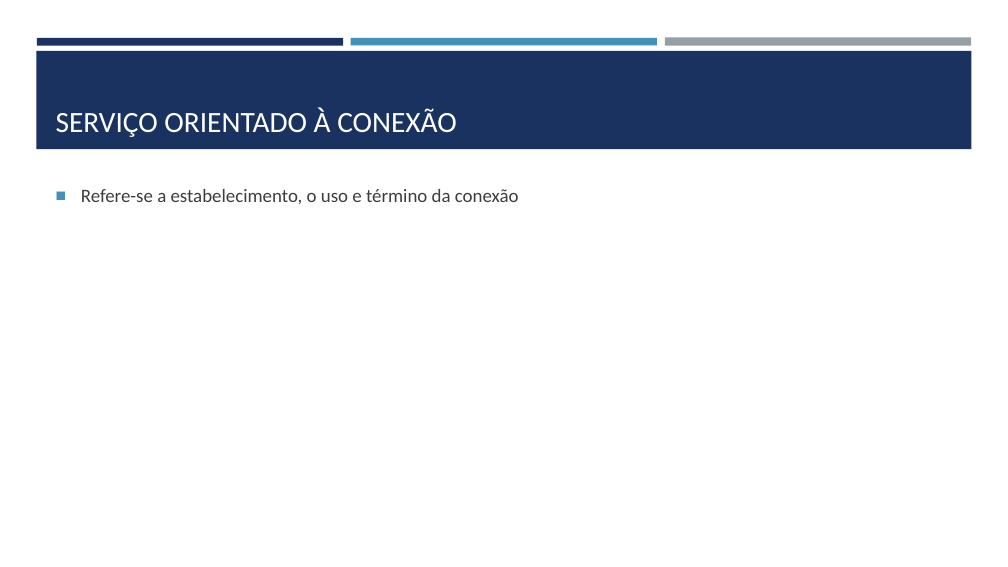
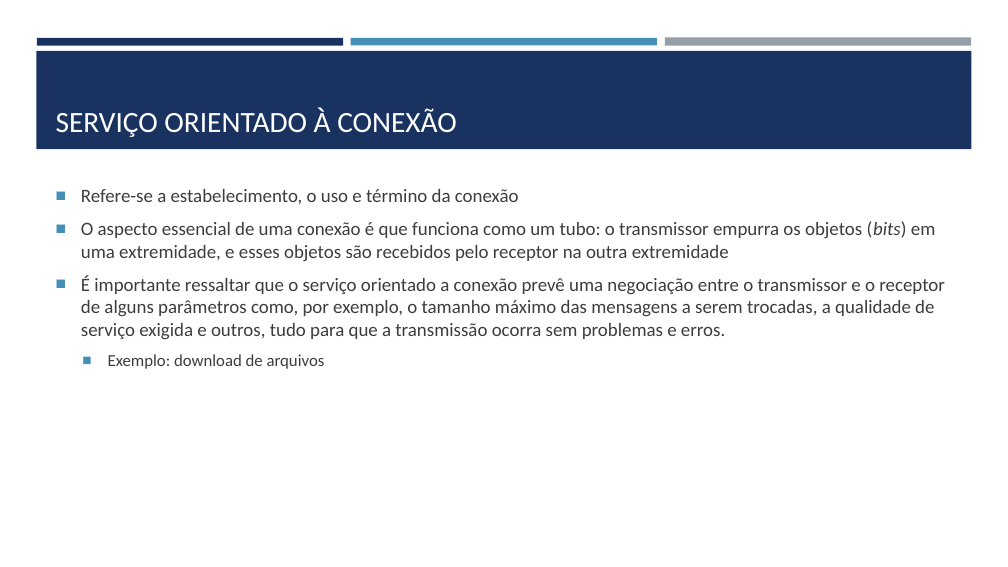
Before and after one commit to joelteixeiradacunha/aulas_php_mysql, a slide deck: slide 41 of Redes/REDES DE COMPUTADORES.pptx. Drawn at 1008x567 pixels with LibreOffice and Linux fonts; fonts in the diff are those of the drawing. Boxes give left, top, right and bottom in pixels: in the first picture for what was removed or moved away, otherwise in the second. Text is boxed around its words. In the diff, an @@ line names an element or a change of style, - is before the commit and + after.

```diff
--- a/Redes/REDES DE COMPUTADORES.pptx
+++ b/Redes/REDES DE COMPUTADORES.pptx
@@ text at (81,221,945,369): paragraphs added @@
+■ O aspecto essencial de uma conexão é que funciona como um tubo: o transmissor empurra os objetos (bits) em uma extremidade, e esses objetos são recebidos pelo receptor na outra extremidade
+■ É importante ressaltar que o serviço orientado a conexão prevê uma negociação entre o transmissor e o receptor de alguns parâmetros como, por exemplo, o tamanho máximo das mensagens a serem trocadas, a qualidade de serviço exigida e outros, tudo para que a transmissão ocorra sem problemas e erros.
+  ■ Exemplo: download de arquivos
```
Also in this commit, not shown: 2 slides added.
